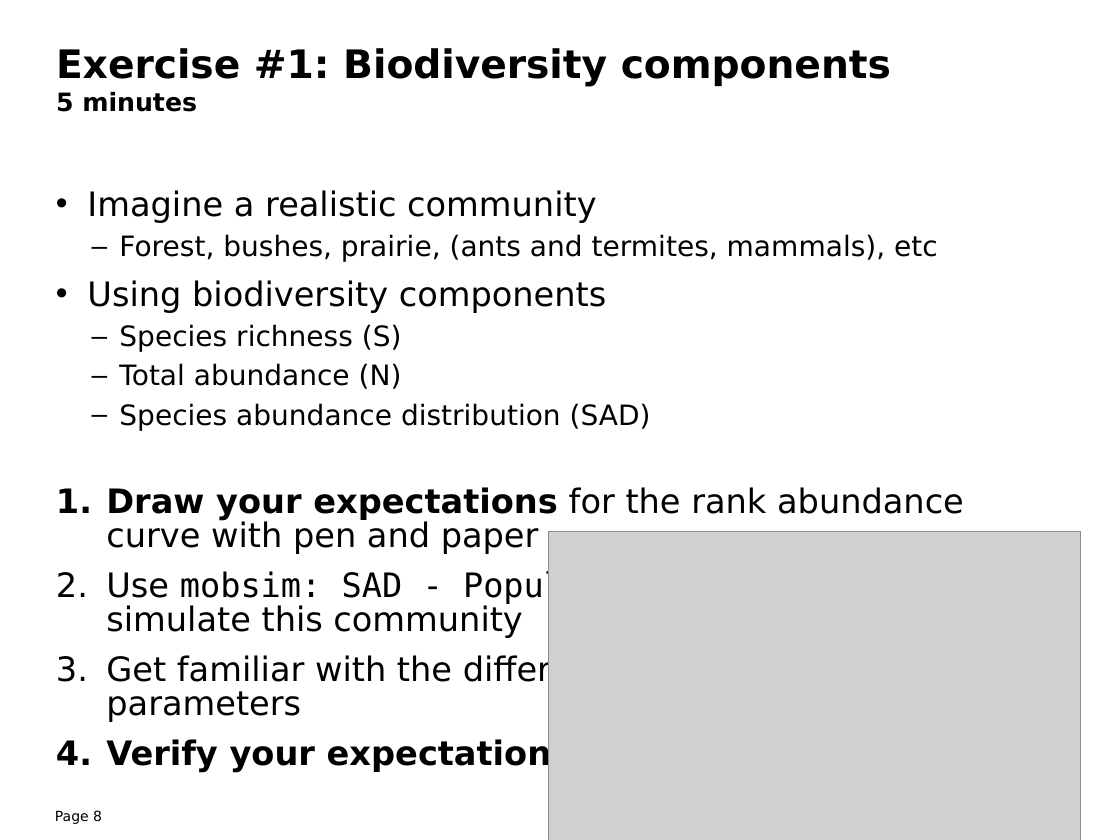
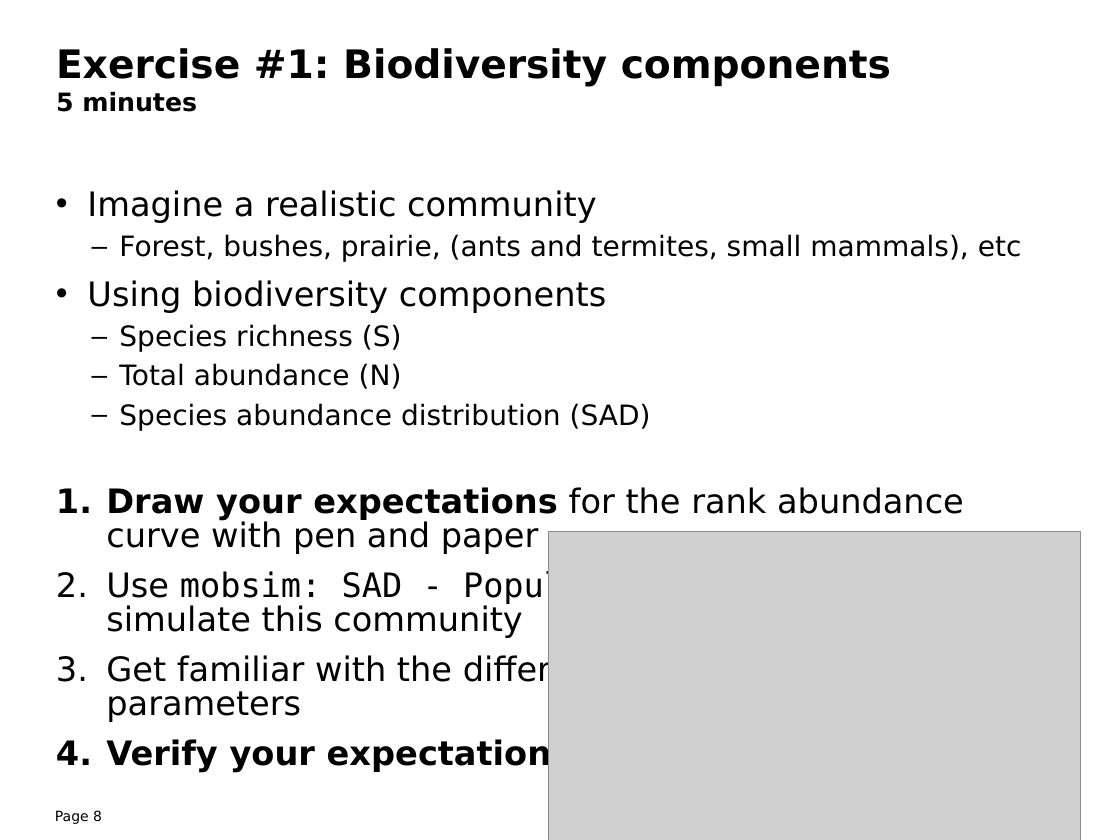
Before and after one commit to chase-lab/biodiv-patterns-course, a slide deck: slide 8 of week_1/3_wednesday/slides/Intro_mobsim_Alban.pptx. Drawn at 1120x840 pixels with LibreOffice and Linux fonts; fonts in the diff are those of the drawing; grey boxes stand for pictures; background and template pictures are left out. Boxes give left, top, right and bottom in pixels: in the first picture for what was removed or moved away, otherwise in the second. Text is boxed around its words. In the diff, an @@ line names an element or a change of style, - is before the commit and + after.

Commit message:
slide update

```diff
--- a/week_1/3_wednesday/slides/Intro_mobsim_Alban.pptx
+++ b/week_1/3_wednesday/slides/Intro_mobsim_Alban.pptx
@@ text at [119,234,1022,262]: text changed @@
-  – Forest, bushes, prairie, (ants and termites, mammals), etc
+  – Forest, bushes, prairie, (ants and termites, small mammals), etc
```
Also in this commit, not shown: 2 other slides changed.
